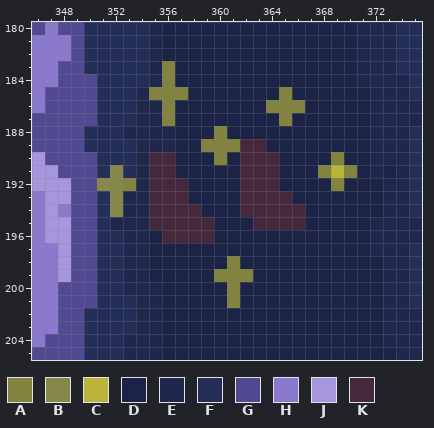
Edited in one commit: pixel-art file (Source/Sand Dungeon.aseprite). The first picture shows the starting point.
504x504 pixels, 1 frame. Colours within 5 levels of each other are drawn and written as one. Shown: x 346..375, y 180..205. The commit also changed other parts of the picture, which this record leaves out.
Visible layers, top first: "Tilemap 2", "Tilemap 1".
Palette (. is transparent): A #82833f  B #868849  C #b9b53b  D #1b2447  E #1e284d  F #232f59  G #514991  H #8a79cd  J #a596de  K #45283c
Pixels before, first column x 346:
180 GHGGFFFFFEDDDDDDDDDDDDDDDEEEFF
181 HHHGFFFFFEDDDDDDDDDDDDDDDEEEFF
182 HHHGFFFFFEDDDDDDDDDDDDDDDEEEFF
183 HHGGFFFFFEADDDDDDDDDDDDDDEEEFF
184 HHGGGFFFFEADDDDDDDDDDDDDDEEEEF
185 HGGGGFFFEAAADDDDDDDADDDDDDEEEF
186 HGGGGFFFEEADDDDDDDAAADDDDDEEEE
187 GGGGGFFFEEADDDDDDDDADDDDDDEEEE
188 GGGGFFFEEEEDDDADDDDDDDDDDDEEEF
189 GGGGFFFFEEEDDAAAKKDDDDDDDDEEEF
190 JGGGGFFFEKKDDDADKKKDDDDADDEEEF
191 JJGGGFBFEKKDDDDDKKKDDDACADEDEF
192 JJJGGBBAEKKKDDDDKKKDDDDADDDEEF
193 HJJGGFBEEKKKDDDDKKKKDDDDDDDEEF
194 HJHGGFBEEKKKKDDDKKKKKDDDDDDEEF
195 HJJGGFEEEKKKKKDDDKKKKDDDDDEEEE
196 HJJGGFFEEDKKKKDDDDDDDDDDDDEEEE
197 HHJGGFFEEDDDDDDDDDDDDDDDDDEEEF
198 HHJGGFFEEDDDDDDADDDDDDDDDDDEEF
199 HHJGGFFEEDDDDDAAADDDDDDDDDDEEF
200 HHGGGFFEEEDDDDDADDDDDDDDDDDEEF
201 HHGGGFFFEEDDDDDADDDDDDDDDDDEEF
202 HHGGFFFFEEDDDDDDDDDDDDDDDDDEEE
203 HHGGFFFFEEDDDDDDDDDDDDDDDDDEEE
204 HGGGFFFEEEDDDDDDDDDDDDDDDDDEEE
205 GGGGFFFEEEDDDDDDDDDDDDDDDDDDEE
New version:
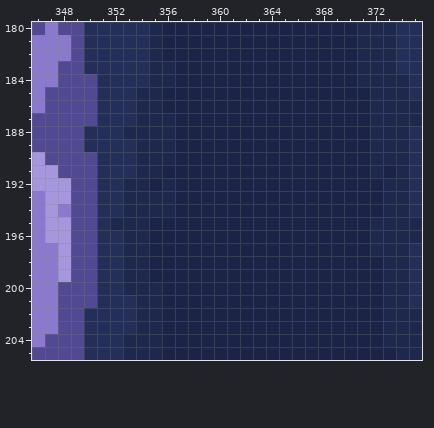
From old to new:
layer "Tilemap 2" removed
Changed rows in their new state; - is an unchanged pixel.
first column x 351:
183 -----E--------------
184 -----E--------------
185 ----EDD-------D-----
186 -----D-------DDD----
187 -----E--------D-----
188 ---------D----------
189 --------DDDDD-------
190 ----EE---D-DDD----D-
191 -F--ED-----DDD---DDD
192 FFE-DED----DDD----D-
193 -F--EED----DDDD-----
194 -F--EEDD---DDDDD----
195 ----DDDDD---DDDD----
196 -----DDDD-----------
198 ----------D---------
199 ---------DDD--------
200 ----------D---------
201 ----------D---------
